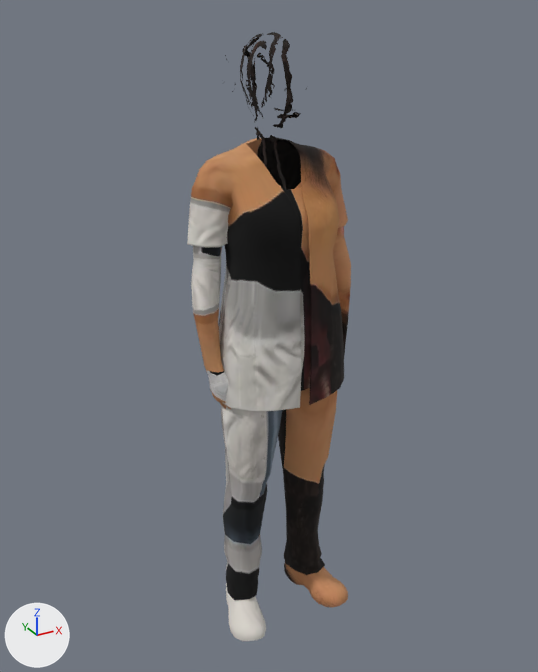
Before and after pictures for a commit that changed the glTF model public/models/people/medic-f01.glb.
Camera for both pictures: a 50 mm lens placed at (-0.944, -1.723, 0.782), pointed at (0.009, 0.009, -0.084). Lighting does not change. The marker at lower left points along +X, +Y and +Z. The first picture is the older version. Objects named as collision shapes, trigger or cutter boxes, shadow casters or lower levels of detail are left out. Vertices at exactly the same position are counted once.

The older version as bpy lines, for what is in view:
```python
me_lod0 = bpy.data.meshes.new('lod0')
me_lod0.from_pydata(...)  # 2166 vertices, 4163 faces; spans x -0.24..0.25, y -0.21..0.18, z -1.01..0.73
me_lod0.materials.append(mat_body)
ob_lod0 = bpy.data.objects.new('lod0', me_lod0)
ob_lod0.location = (0.0, 0.0, 0.0)
```
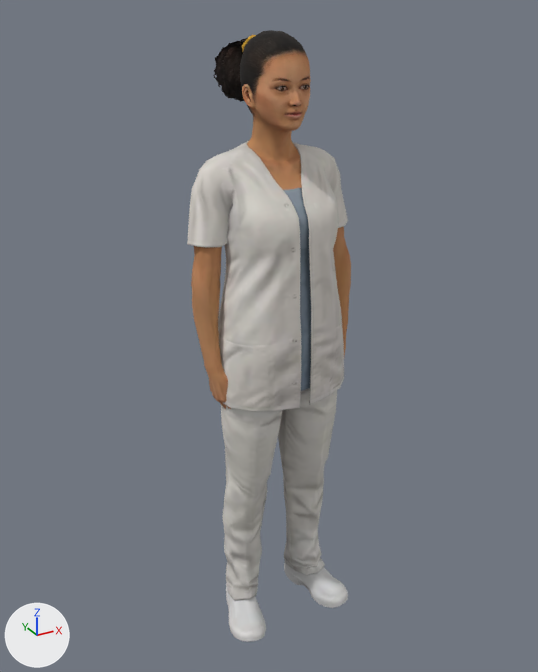
The newer file is also turned or shifted as a whole; pictures and numbers use the older file's frame.

Boxes (x1, y1, x2, y2) around the edits, measured in the pictures (538 x 672 px):
'lod0', reshaped
    before: (187, 32, 351, 641)
    after: (187, 30, 351, 642)
part 1 of me_lod0, built on
    before: (210, 47, 348, 409)
    after: (187, 30, 351, 409)
part 2 of me_lod0, reshaped
    after: (226, 566, 348, 642)
part 3 of me_lod0, added
    after: (283, 414, 335, 511)
part 4 of me_lod0, added
    after: (223, 432, 263, 531)
part 5 of me_lod0, surface changed (lighter)
    both: (189, 36, 350, 641)

What the commit changed:
me_lod0 is used by ob_lod0; location (0.0, 0.0, 0.0).
me_lod0 had 2166 vertices, 4163 faces and spanned x -0.24..0.25, y -0.21..0.18, z -1.01..0.73.
me_lod0 now has 3645 vertices, 7162 faces and spans x -0.24..0.25, y -0.21..0.18, z -1.01..0.73.
me_lod0 part 1: 132 vertices moved within x -0.2..0.25, y -0.13..0.08, z -0.25..0.72; 1 vertex removed from x -0.14, y -0.09, z -0.17; 1394 vertices added at x -0.24..0.25, y -0.19..0.1, z -0.25..0.73.
me_lod0 part 2: 2 vertices moved within x 0.12, y 0.05, z -0.95; 81 vertices added at x -0.19..0.2, y -0.21..0.05, z -1.01..-0.92.
me_lod0 part 3: 3 vertices added at x 0.06..0.15, y -0.11..0.01, z -0.66..-0.43.
me_lod0 part 4: 2 vertices added at x -0.15..-0.14, y -0.11..-0.07, z -0.59..-0.44.
me_lod0 part 5: 1757 kept faces spanning x -0.24..0.25, y -0.21..0.18, z -1.01..0.73 get new texture (UV) coordinates.
